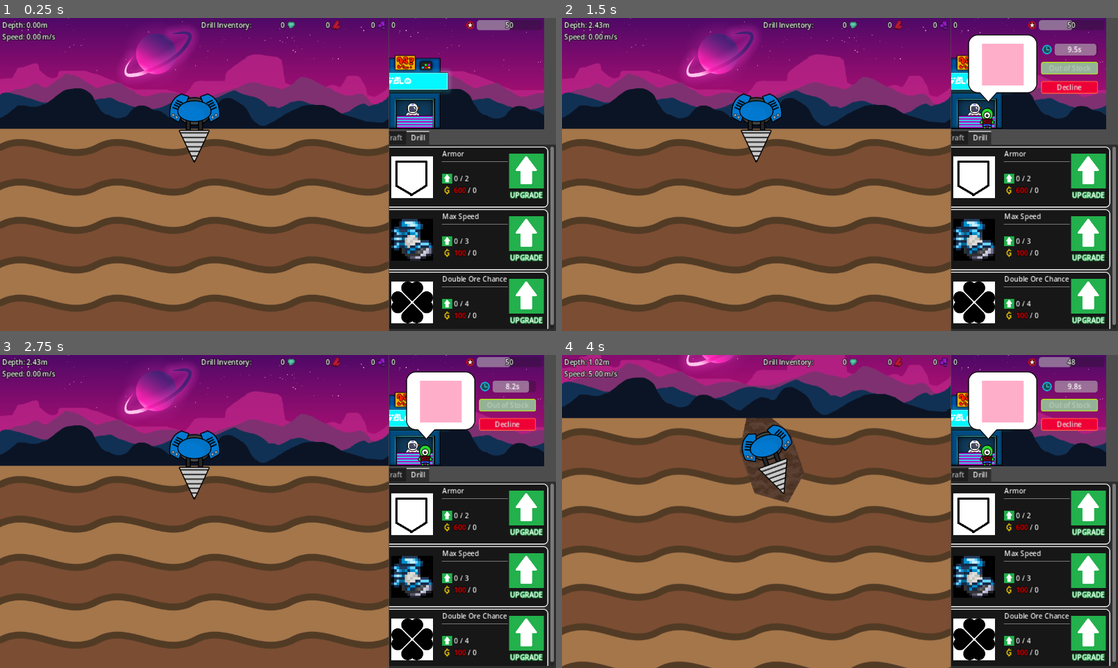
Above: before the commit, frames 1-4 (two rows, left to right).
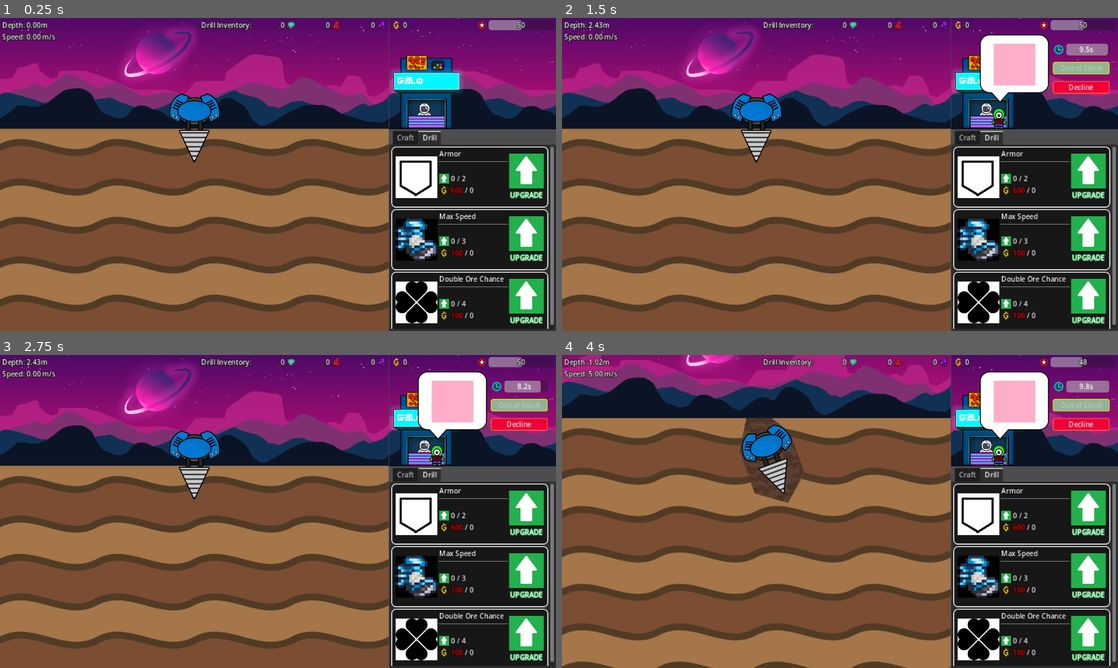
Above: after the commit, the same moments.

Repository: aNotSoCleverName/mechanicore
Game: Godot game, scene res://Main.tscn
Two runs of this game, one before a commit and one after it. Both use one fixed random seed, a clock stepped at 60 frames per second and the inputs below.
Inputs:
- Up to frame 1 (0.25 s): no input
- Up to frame 2 (1.5 s): tap Enter (ui_accept) at 0.5, 0.77 s; hold Right (ui_right) 0.53-1.28 s; tap R at 0.6, 1.35 s; hold Down (ui_down) from 1.28 s (still down)
- Up to frame 3 (2.75 s): tap Enter (ui_accept) at 1.52 s; release Down (ui_down) at 2.03 s; hold Right (ui_right) from 2.03 s (still down); tap R at 2.1 s
- Up to frame 4 (4 s): release Right (ui_right) at 2.75 s; click "Decline" at 2.75 s; tap Enter (ui_accept) at 3.5, 3.77 s; hold Up (ui_up) from 3.53 s (still down); tap R at 3.6 s

The runs differ from the first frame. In frame 1, 6.0% of the frame differs, in the area x 70-100%, y 0-100%; in frame 2, 7.3%; in frame 3, 7.3%; in frame 4, 7.3%.

Commit message:
Changed expand mode

Diff:
--- a/Base/Menu/Upgrade/Upgrade Node/Upgrade Node.tscn
+++ b/Base/Menu/Upgrade/Upgrade Node/Upgrade Node.tscn
@@ -34,8 +34,8 @@
 
 [node name="Icon" type="TextureRect" parent="MarginContainer/HBoxContainer"]
 layout_mode = 2
+size_flags_vertical = 4
 texture = ExtResource("3_u02rg")
-expand_mode = 2
 stretch_mode = 3
 
 [node name="VBoxContainer" type="VBoxContainer" parent="MarginContainer/HBoxContainer"]
